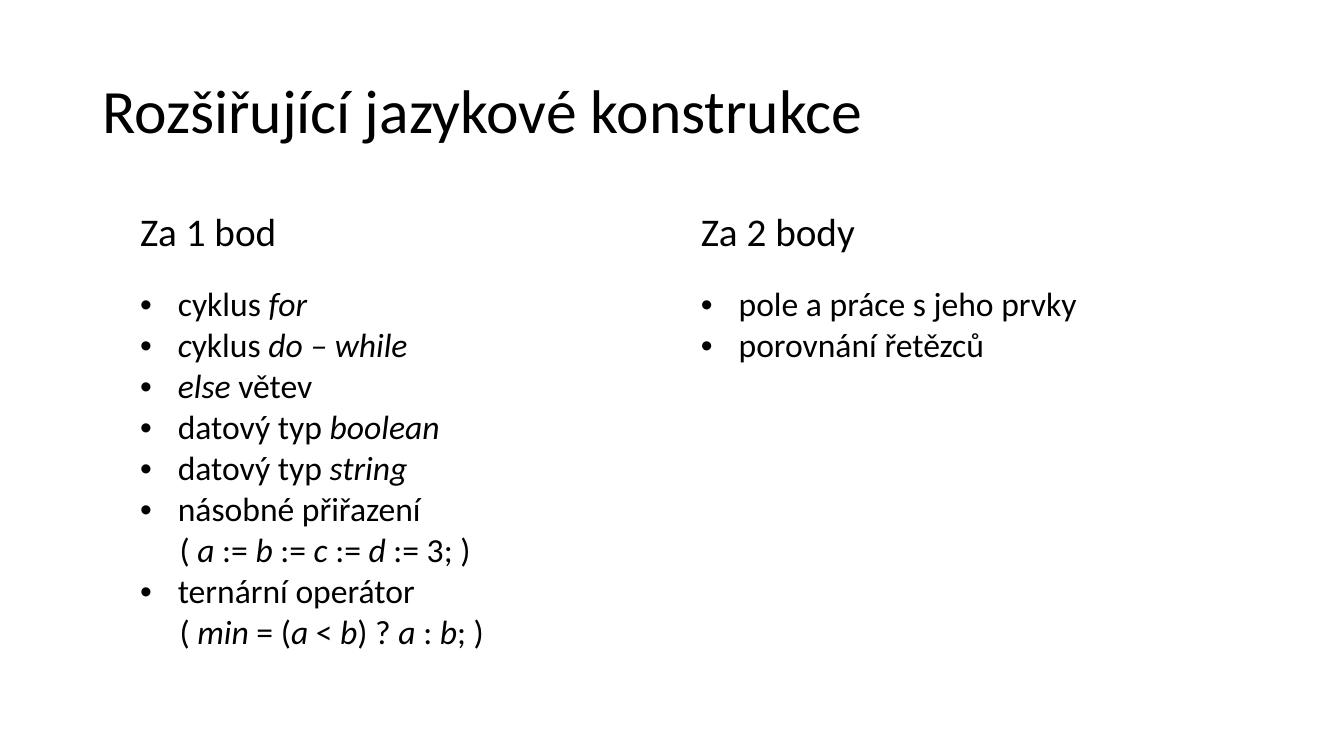
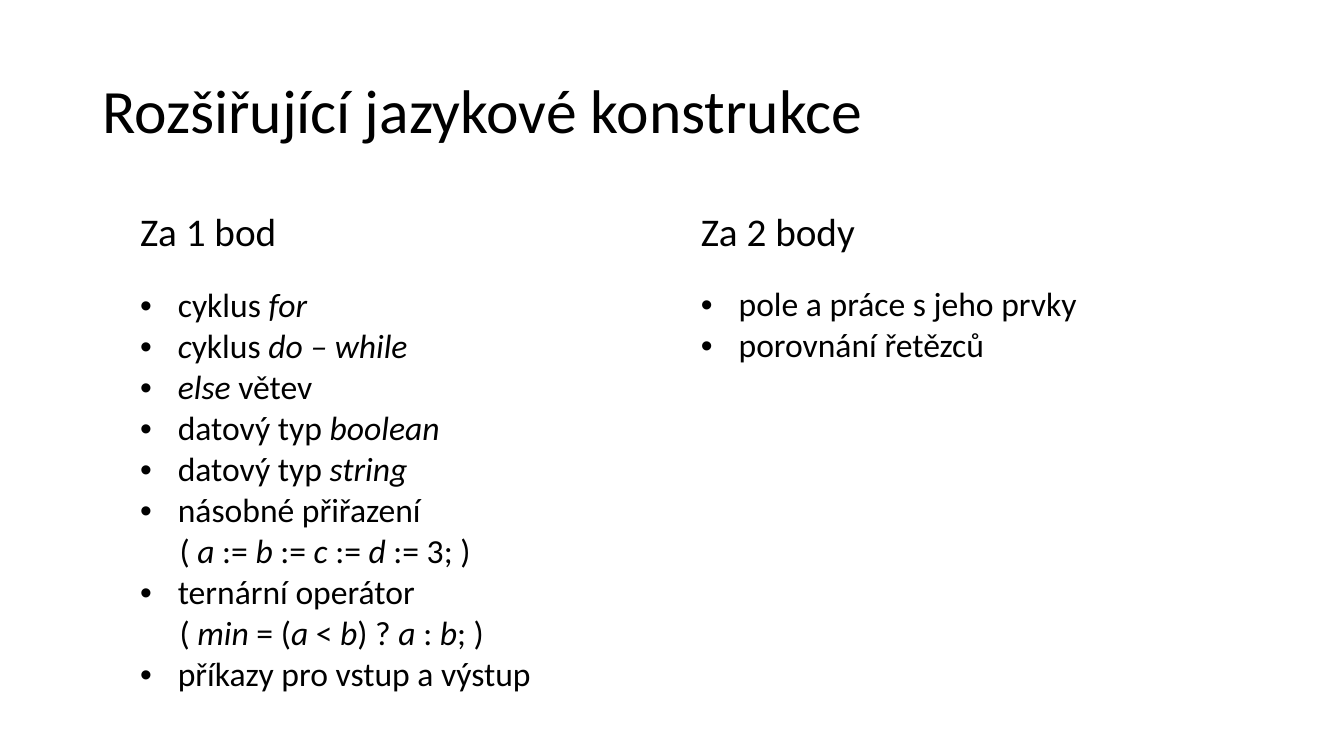
Before and after one commit to JitkaP/FJP-project, a slide deck: slide 3 of presentation/1 (4.11.).pptx. Drawn at 1344x756 pixels with LibreOffice and Linux fonts; fonts in the diff are those of the drawing. Boxes give left, top, right and bottom in pixels: in the first picture for what was removed or moved away, otherwise in the second. Text is boxed around its words. In the diff, an @@ line names an element or a change of style, - is before the commit and + after.

Commit message:
updated grammar and presentation

```diff
--- a/presentation/1 (4.11.).pptx
+++ b/presentation/1 (4.11.).pptx
@@ table at (130,187,1251,702) @@
-row 2, column 1: cyklus for / cyklus do – while / else větev / datový typ boolean / datový typ string / násobné přiřazení / ( a := b := c := d := 3; ) / ternární operátor / ( min = (a < b) ? a : b; )
+row 2, column 1: cyklus for / cyklus do – while / else větev / datový typ boolean / datový typ string / násobné přiřazení / ( a := b := c := d := 3; ) / ternární operátor / ( min = (a < b) ? a : b; ) / příkazy pro vstup a výstup
```
Also in this commit, not shown: 1 other file.
